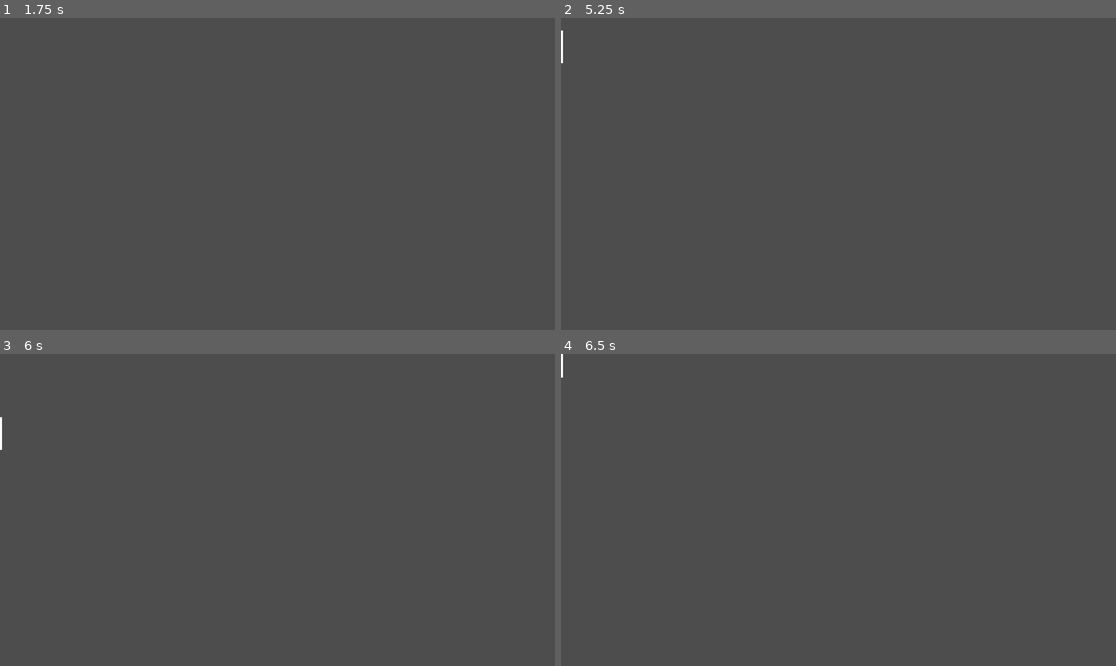
Above: before the commit, frames 1-4 (two rows, left to right).
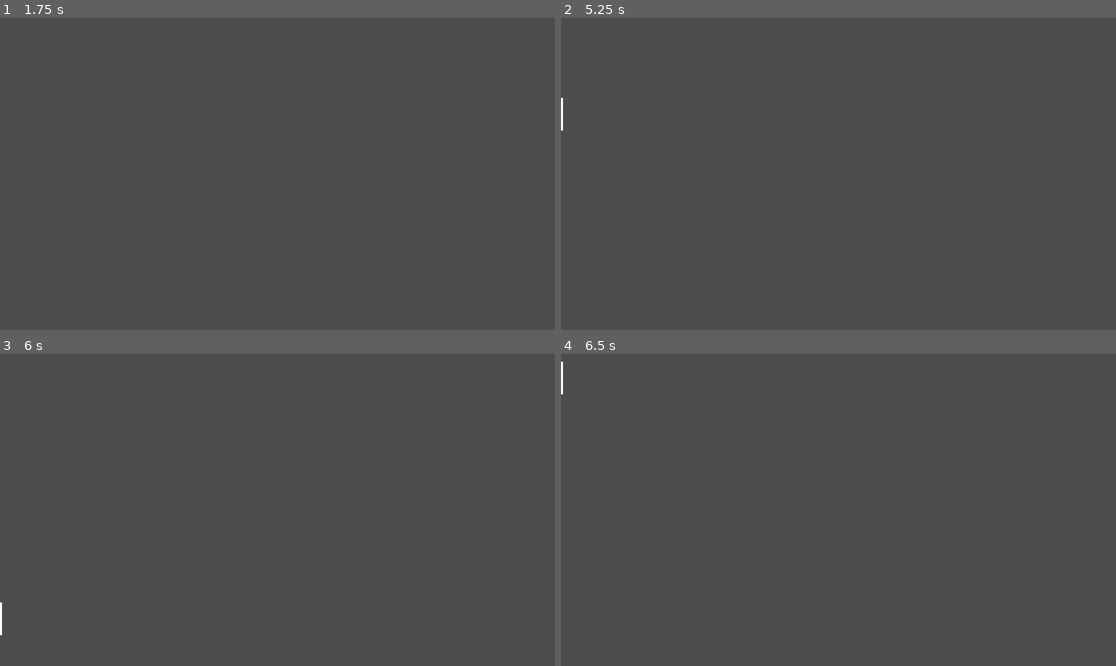
Above: after the commit, the same moments.

Repository: jerrywzy/pong
Game: Godot game, scene res://scenes/paddle.tscn
The game is run twice, just before and just after one commit, with the same random seed, the same clock (stepped at 60 frames per second) and the same inputs. After the commit the project has no main scene; this scene is started directly in both runs.
Inputs:
- Up to frame 1 (1.75 s): tap Enter at 0.5 s; hold W (up) 0.53-1.28 s; tap Space at 1.25 s; hold S (down) from 1.28 s (still down)
- Up to frame 2 (5.25 s): tap Enter at 2, 3.5 s; release S (down) at 2.03 s; hold W (up) 2.03-3.53 s; tap Space at 2.75, 4.25 s; hold S (down) from 3.53 s (still down)
- Up to frame 3 (6 s): release S (down) at 5.78 s; hold W (up) from 5.78 s (still down)
- Up to frame 4 (6.5 s): keep holding W (up)

Frame 1 is identical in both runs. In frame 2, less than 0.1% of the frame differs, in the area x 0-1%, y 4-37%; in frame 3, less than 0.1%, in the area x 0-1%, y 20-91%; in frame 4, less than 0.1%.

Commit message:
Initial release

Diff:
--- a/project.godot
+++ b/project.godot
@@ -11,7 +11,7 @@
 [application]
 
 config/name="Pong"
-run/main_scene="res://scenes/level.tscn"
+run/main_scene="res://scenes/menu.tscn"
 config/features=PackedStringArray("4.2", "GL Compatibility")
 config/icon="res://icon.svg"
 
@@ -20,13 +20,28 @@
 up={
 "deadzone": 0.5,
 "events": [Object(InputEventKey,"resource_local_to_scene":false,"resource_name":"","device":-1,"window_id":0,"alt_pressed":false,"shift_pressed":false,"ctrl_pressed":false,"meta_pressed":false,"pressed":false,"keycode":0,"physical_keycode":87,"key_label":0,"unicode":119,"echo":false,"script":null)
-, Object(InputEventKey,"resource_local_to_scene":false,"resource_name":"","device":-1,"window_id":0,"alt_pressed":false,"shift_pressed":false,"ctrl_pressed":false,"meta_pressed":false,"pressed":false,"keycode":0,"physical_keycode":4194320,"key_label":0,"unicode":0,"echo":false,"script":null)
 ]
 }
 down={
 "deadzone": 0.5,
 "events": [Object(InputEventKey,"resource_local_to_scene":false,"resource_name":"","device":-1,"window_id":0,"alt_pressed":false,"shift_pressed":false,"ctrl_pressed":false,"meta_pressed":false,"pressed":false,"keycode":0,"physical_keycode":83,"key_label":0,"unicode":115,"echo":false,"script":null)
+]
+}
+p2_up={
+"deadzone": 0.5,
+"events": [Object(InputEventKey,"resource_local_to_scene":false,"resource_name":"","device":-1,"window_id":0,"alt_pressed":false,"shift_pressed":false,"ctrl_pressed":false,"meta_pressed":false,"pressed":false,"keycode":0,"physical_keycode":4194446,"key_label":0,"unicode":56,"echo":false,"script":null)
+, Object(InputEventKey,"resource_local_to_scene":false,"resource_name":"","device":-1,"window_id":0,"alt_pressed":false,"shift_pressed":false,"ctrl_pressed":false,"meta_pressed":false,"pressed":false,"keycode":0,"physical_keycode":4194320,"key_label":0,"unicode":0,"echo":false,"script":null)
+]
+}
+p2_down={
+"deadzone": 0.5,
+"events": [Object(InputEventKey,"resource_local_to_scene":false,"resource_name":"","device":-1,"window_id":0,"alt_pressed":false,"shift_pressed":false,"ctrl_pressed":false,"meta_pressed":false,"pressed":false,"keycode":0,"physical_keycode":4194440,"key_label":0,"unicode":50,"echo":false,"script":null)
 , Object(InputEventKey,"resource_local_to_scene":false,"resource_name":"","device":-1,"window_id":0,"alt_pressed":false,"shift_pressed":false,"ctrl_pressed":false,"meta_pressed":false,"pressed":false,"keycode":0,"physical_keycode":4194322,"key_label":0,"unicode":0,"echo":false,"script":null)
+]
+}
+pause={
+"deadzone": 0.5,
+"events": [Object(InputEventKey,"resource_local_to_scene":false,"resource_name":"","device":-1,"window_id":0,"alt_pressed":false,"shift_pressed":false,"ctrl_pressed":false,"meta_pressed":false,"pressed":false,"keycode":0,"physical_keycode":4194305,"key_label":0,"unicode":0,"echo":false,"script":null)
 ]
 }
 
@@ -35,6 +50,10 @@
 2d_physics/layer_1="Terrain"
 2d_physics/layer_2="Objects"
 
+[physics]
+
+common/physics_ticks_per_second=120
+
 [rendering]
 
 renderer/rendering_method="gl_compatibility"
--- a/scenes/ball.tscn
+++ b/scenes/ball.tscn
@@ -1,13 +1,22 @@
-[gd_scene load_steps=4 format=3 uid="uid://cpw5ky1o54rpw"]
+[gd_scene load_steps=7 format=3 uid="uid://cpw5ky1o54rpw"]
 
 [ext_resource type="Texture2D" uid="uid://bmw46evopnlna" path="res://white_box.png" id="1_g1lej"]
 [ext_resource type="Script" path="res://scripts/ball.gd" id="1_g4g8s"]
+[ext_resource type="AudioStream" uid="uid://4408aqa5g6k8" path="res://sounds_ping_pong_8bit_captaincrunh80_opengameart/sounds_ping_pong_8bit/ping_pong_8bit_plop.ogg" id="3_bp3lm"]
+[ext_resource type="AudioStream" uid="uid://kdumcjligawr" path="res://sounds_ping_pong_8bit_captaincrunh80_opengameart/sounds_ping_pong_8bit/ping_pong_8bit_beeep.ogg" id="4_tdji4"]
 
 [sub_resource type="RectangleShape2D" id="RectangleShape2D_3cn4c"]
 size = Vector2(12.75, 12.5)
 
-[node name="Ball" type="RigidBody2D"]
+[sub_resource type="RectangleShape2D" id="RectangleShape2D_8g3k1"]
+size = Vector2(15, 14)
+
+[node name="Ball" type="RigidBody2D" groups=["Balls"]]
+collision_layer = 2
 gravity_scale = 0.0
+can_sleep = false
+max_contacts_reported = 500
+contact_monitor = true
 script = ExtResource("1_g4g8s")
 
 [node name="CollisionShape2D" type="CollisionShape2D" parent="."]
@@ -22,4 +31,18 @@
 position = Vector2(-1.19209e-07, 1.19209e-07)
 scale = Vector2(0.7, 0.7)
 
-[connection signal="screen_exited" from="VisibleOnScreenNotifier2D" to="." method="_on_visible_on_screen_notifier_2d_screen_exited"]
+[node name="Area2D" type="Area2D" parent="."]
+
+[node name="CollisionShape2D" type="CollisionShape2D" parent="Area2D"]
+position = Vector2(0.5, 0)
+shape = SubResource("RectangleShape2D_8g3k1")
+
+[node name="Sound_ShortBeep" type="AudioStreamPlayer2D" parent="."]
+stream = ExtResource("3_bp3lm")
+pitch_scale = 1.03
+
+[node name="Sound_Beep" type="AudioStreamPlayer2D" parent="."]
+stream = ExtResource("4_tdji4")
+
+[connection signal="area_entered" from="Area2D" to="." method="_on_area_2d_area_entered"]
+[connection signal="body_entered" from="Area2D" to="." method="_on_area_2d_body_entered"]
--- a/scenes/level.tscn
+++ /dev/null
@@ -1,73 +0,0 @@
-[gd_scene load_steps=4 format=3 uid="uid://hfxosohrxb0c"]
-
-[ext_resource type="PackedScene" uid="uid://xjxmguoja6ug" path="res://scenes/paddle.tscn" id="1_uglqo"]
-[ext_resource type="Script" path="res://scripts/level.gd" id="1_xthym"]
-
-[sub_resource type="RectangleShape2D" id="RectangleShape2D_a2t5m"]
-size = Vector2(1086, 4)
-
-[node name="Level" type="Node2D"]
-script = ExtResource("1_xthym")
-
-[node name="Background" type="ColorRect" parent="."]
-anchors_preset = 8
-anchor_left = 0.5
-anchor_top = 0.5
-anchor_right = 0.5
-anchor_bottom = 0.5
-offset_right = 1208.0
-offset_bottom = 688.0
-grow_horizontal = 2
-grow_vertical = 2
-size_flags_horizontal = 4
-size_flags_vertical = 4
-color = Color(0.152941, 0.152941, 0.152941, 1)
-
-[node name="Spawn" type="Marker2D" parent="."]
-position = Vector2(580, 330)
-
-[node name="Wall1" type="StaticBody2D" parent="."]
-position = Vector2(0, 9)
-
-[node name="CollisionShape2D" type="CollisionShape2D" parent="Wall1"]
-position = Vector2(580, 3)
-shape = SubResource("RectangleShape2D_a2t5m")
-
-[node name="ColorRect" type="ColorRect" parent="Wall1"]
-offset_left = 37.0
-offset_top = 1.0
-offset_right = 1123.0
-offset_bottom = 5.0
-color = Color(1, 1, 1, 0.858824)
-
-[node name="Wall2" type="StaticBody2D" parent="."]
-position = Vector2(0, 634)
-
-[node name="CollisionShape2D" type="CollisionShape2D" parent="Wall2"]
-position = Vector2(580, 3)
-shape = SubResource("RectangleShape2D_a2t5m")
-
-[node name="ColorRect" type="ColorRect" parent="Wall2"]
-offset_left = 37.0
-offset_top = 1.0
-offset_right = 1123.0
-offset_bottom = 5.0
-color = Color(1, 1, 1, 0.858824)
-
-[node name="Wall3" type="StaticBody2D" parent="."]
-position = Vector2(115, 353)
-rotation = 1.5708
-
-[node name="CollisionShape2D" type="CollisionShape2D" parent="Wall3"]
-position = Vector2(54.9999, -1015)
-shape = SubResource("RectangleShape2D_a2t5m")
-
-[node name="ColorRect" type="ColorRect" parent="Wall3"]
-offset_left = -480.0
-offset_top = -1017.0
-offset_right = 606.0
-offset_bottom = -1013.0
-color = Color(1, 1, 1, 0.858824)
-
-[node name="Paddle" parent="." instance=ExtResource("1_uglqo")]
-position = Vector2(46, 328)
--- a/scenes/paddle.tscn
+++ b/scenes/paddle.tscn
@@ -6,7 +6,11 @@
 [sub_resource type="RectangleShape2D" id="RectangleShape2D_obcw0"]
 size = Vector2(8, 68)
 
-[node name="Paddle" type="CharacterBody2D"]
+[sub_resource type="RectangleShape2D" id="RectangleShape2D_ubk0k"]
+size = Vector2(7.01539, 68.4702)
+
+[node name="Paddle" type="CharacterBody2D" groups=["Paddle", "Player"]]
+safe_margin = 0.001
 script = ExtResource("1_baef2")
 
 [node name="CollisionShape2D" type="CollisionShape2D" parent="."]
@@ -16,3 +20,9 @@
 position = Vector2(-1.49012e-08, 0)
 scale = Vector2(0.309783, 0.359153)
 texture = ExtResource("1_c432i")
+
+[node name="Area2D" type="Area2D" parent="."]
+
+[node name="CollisionShape2D" type="CollisionShape2D" parent="Area2D"]
+position = Vector2(0.178326, 0.132487)
+shape = SubResource("RectangleShape2D_ubk0k")
--- a/scripts/ball.gd
+++ b/scripts/ball.gd
@@ -1,34 +1,46 @@
 extends RigidBody2D
 
 var velocity = Vector2(0, 0)
-@export var speed = 800
+var speed = 300
+@export var speed_increase = 50
 var direction_x
 var direction_y
+var paddle_hit = false
 
 signal offscreen
+signal player_paddle_bounce
+signal AI_paddle_bounce
 
 # Called when the node enters the scene tree for the first time.
 func _ready():
-	direction_x = randf_range(-1, 1)
-	direction_y = randf_range(-1, 1)
+	direction_x = [-1, 1][randi() % [-1, 1].size()]  # random index from array
+	direction_y = randf_range(-0.8, 0.8)
 	velocity.x = direction_x * speed
 	velocity.y = direction_y * speed
-
 	move_and_collide(velocity)
-
-# Called every frame. 'delta' is the elapsed time since the previous frame.
-func _process(delta):
-	pass
-
 
 func _physics_process(delta):
 	var collision_info = move_and_collide(velocity * delta)
 	if collision_info:
 		velocity = velocity.bounce(collision_info.get_normal())
+	if paddle_hit:
+		if velocity.x > 0: # going right
+			velocity += Vector2(speed_increase,speed_increase)  # go right faster (more positive)
+		elif velocity.x < 0:  # going left
+			velocity -= Vector2(speed_increase,speed_increase)  # go left faster (more negative)
+		paddle_hit = false
 
 
+func _on_area_2d_area_entered(area):
+	if area.get_parent().is_in_group("Paddle"):
+		paddle_hit = true
+		$Sound_Beep.play()
+		if area.get_parent().is_in_group("Player"):  # only emit to compute AI when Player Paddle is bounced
+			player_paddle_bounce.emit()
+		elif area.get_parent().is_in_group("AI"):  # only emit to compute AI when Player Paddle is bounced
+			AI_paddle_bounce.emit()
 
-func _on_visible_on_screen_notifier_2d_screen_exited():
-	print("emit")
-	offscreen.emit()
-	queue_free()
+
+func _on_area_2d_body_entered(body):
+	if body.is_in_group("Wall"):
+		$Sound_ShortBeep.play()
--- a/scripts/level.gd
+++ /dev/null
@@ -1,21 +0,0 @@
-extends Node2D
-
-var ball_scene: PackedScene = load("res://scenes/ball.tscn")   # load PackedScene
-
-# Called when the node enters the scene tree for the first time.
-func _ready():
-	var ball = ball_scene.instantiate()  # instantiate scene to a variable 'ball'
-	add_child(ball)  # add ball to tree
-	ball.position = $Spawn.position  # (580, 330)
-	ball.connect("offscreen", reset_ball)
-
-# Called every frame. 'delta' is the elapsed time since the previous frame.
-func _process(delta):
-	pass
-
-
-func reset_ball():
-	var ball = ball_scene.instantiate()  # instantiate scene to a variable 'ball'
-	add_child(ball)  # add ball to tree
-	ball.position = $Spawn.position  # (580, 330)
-	ball.connect("offscreen", reset_ball)
--- a/scripts/paddle.gd
+++ b/scripts/paddle.gd
@@ -1,6 +1,6 @@
 extends CharacterBody2D
 
-@export var speed = 300.0
+@export var speed = 1000.0
 
 func _physics_process(delta):
 	# Get the input direction and handle the movement/deceleration.
Not shown: 1 places in scenes/paddle.tscn that only renumber resources
